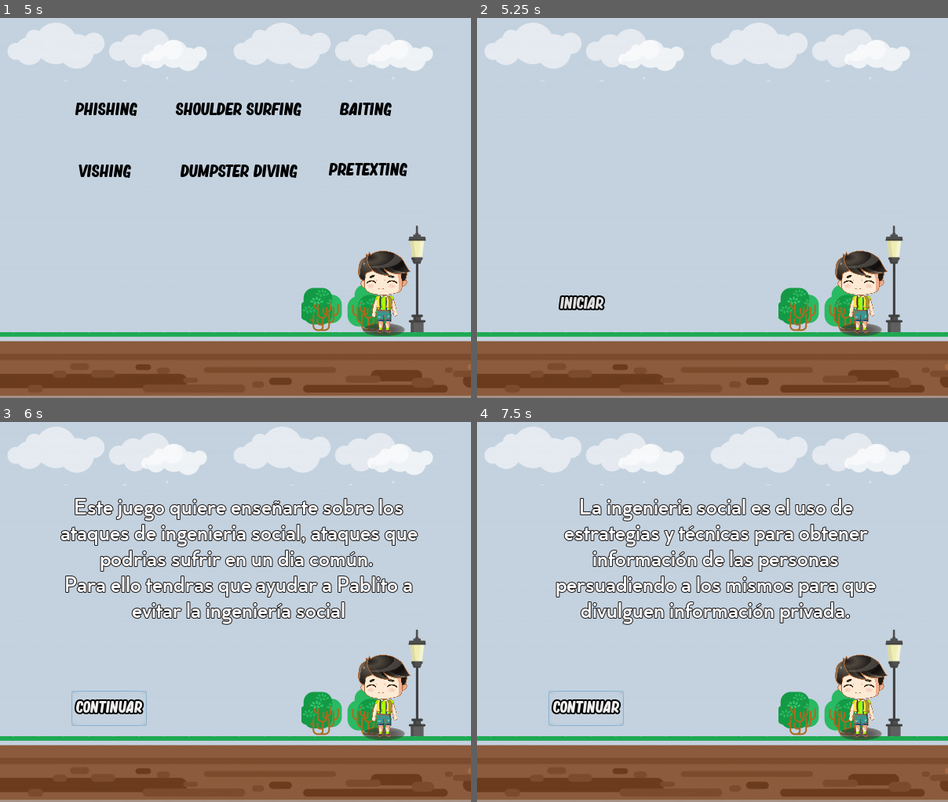
Above: before the commit, frames 1-4 (two rows, left to right).
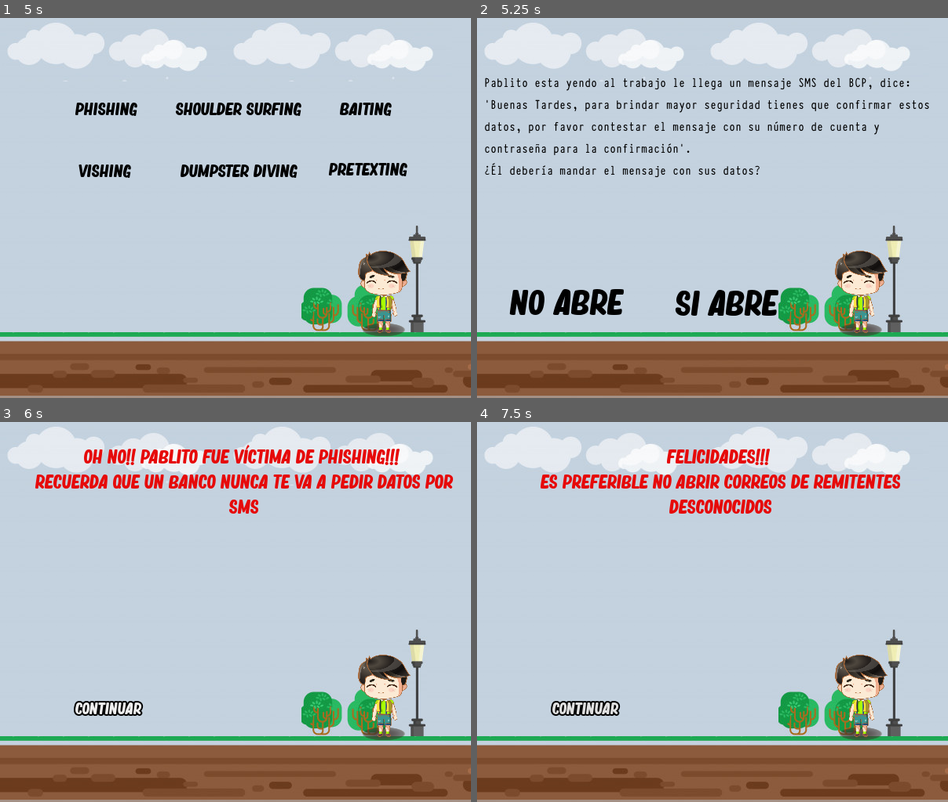
Above: after the commit, the same moments.

Repository: lali1290/Seminario2
Game: Godot game, scene res://PantallaPrincipal.tscn
Two runs of this game, one before a commit and one after it. Both use one fixed random seed, a clock stepped at 60 frames per second and the inputs below.
Inputs (mouse positions are in pixels of both pictures, inside the frame that each line leads up to):
- Up to frame 1 (5 s): click "Iniciar" at 0.5 s; click "Iniciar" at 1.25 s; click (108, 109) at 2 s, where only the run after the commit has a clickable "Phishing"; click "Continuar" at 2.75 s; click "Iniciar" at 3.5 s; click "Continuar" at 4.25 s
- Up to frame 2 (5.25 s): click "Phishing" at 5 s
- Up to frame 3 (6 s): click "Iniciar" (after the commit: "Continuar") at 5.75 s
- Up to frame 4 (7.5 s): click "Continuar" at 6.5 s; click (538, 707) at 7.25 s, where only the run after the commit has a clickable "No"

Frame 1 is identical in both runs. In frame 2, 4.8% of the frame differs, in the area x 1-96%, y 15-79%; in frame 3, 12%, in the area x 7-97%, y 5-80%; in frame 4, 11%.
Error before the commit: Invalid set index 'phis' (on base: 'Node2D (PantallaPrincipal.gd)') with value of type 'bool'. (res://ataques/phishing.gd:3)

Commit message:
Cambios arreglaos

Diff:
--- a/ataques/Shouldersurfing.gd
+++ b/ataques/Shouldersurfing.gd
@@ -22,9 +22,9 @@
 "Una vez visto los archivos, Pablito va al baño. \n¿Debería dejar su laptop desbloqueada sobre la mesa?",
 "El amigo de Pablito quiere entrar a su cuenta bancaria conectado al internet de la cafetería. \n¿Qué debería hacer Pablito, dejarlo seguir o decirle que no continúe?"]
 
-var respuesta=[ true,false, true,false]
-var textoNo= ["No cubre","Pared","No","No siga"]
-var textoSo= ["Sí cubre","Cualquiera","Sí","Siga"]
+var respuesta=[ true,false, false,false]
+var textoNo= ["No cubre","Pared","No debe","No siga"]
+var textoSo= ["Sí cubre","Cualquiera","Sí debe","Siga"]
 
 var respNo=["Uy noo!! Le robaron la contraseña de su tarjeta. \nRecuerda siempre ser precavido(a) cuando ingresas la contraseña en un cajero, no sabes quién o qué puede estar observando",
 "Felicidadeees!! Evitaste el SHOULDER SURFING!! \nRecuerda que alguien podría estar viéndote desde atrás y con información confidencial uno debe ser aún más precavido",
--- a/ataques/phishing.gd
+++ b/ataques/phishing.gd
@@ -1,14 +1,11 @@
 extends Node2D
 func _ready():
-	$PantallaPrincipal.phis=true
 	$Node2D2/TileMap/Baiting.hide()
 	$Node2D2/TileMap/Pretexting.hide()
 	$Node2D2/TileMap/Phishing.hide()
 	$Node2D2/TileMap/ShoulderSurfing.hide()
 	$Node2D2/TileMap/Vishing.hide()
 	$"Node2D2/TileMap/DumpsterDiving ".hide()
-
-
 	$"Node2D2/TileMap/B-No".show()
 	$"Node2D2/TileMap/B-Si".show()
 	$"Node2D2/TileMap/B-No".text=textoNo[contador]
@@ -38,15 +35,14 @@
 "CUIDADOOOO!! Pablito puede ser víctima de PHISHING!!\nLos mensajes enviados por cadena son usualmente spam"]
 
 var respSi=["Bien!! \nUn banco nunca te va a pedir datos por SMS",
-#"Ten cuidado, si bien no es malo, hay una alta probabilidad de que te engañen",
+"Ten cuidado!! \nSi bien no es malo, hay una alta probabilidad de que te engañen",
 "CUIDADO!\nUn correo verídico no debería tener errores ortográficos",
 "Ten CUIDADO!!!! \nAsegúrate de la veracidad de la página antes de hacer alguna transacción",
-"OH NO!! Pablito fue víctima de phishing!!  \nRecuerda que un link no debe tener un nombre tan largo en el dominio",
+#"OH NO!! Pablito fue víctima de phishing!!  \nRecuerda que un link no debe tener un nombre tan largo en el dominio",
 "FELICIDADES!! \nRecuerda que siempre te van a informar sobre las fechas de mantenimiento o revisión en el área, si alguien te llama y no está la revisión, es porque estas siendo engañado.",
 "Muy Bien!! \nEvitaste que Pablo sufriera el PHISHING los mensajes enviados por cadena son usualmente spam"]
 
 var concepto="El phishing es un acto de engaño mediante en el cual se utiliza la suplantación para obtener información de la víctima."
-
 
 func preguntas(con,list):
 	if (con<6):
--- a/ataques/phishing.tscn
+++ b/ataques/phishing.tscn
@@ -1,15 +1,12 @@
-[gd_scene load_steps=4 format=2]
+[gd_scene load_steps=3 format=2]
 
 [ext_resource path="res://PantallaAtaques.tscn" type="PackedScene" id=1]
 [ext_resource path="res://ataques/phishing.gd" type="Script" id=2]
-[ext_resource path="res://PantallaPrincipal.tscn" type="PackedScene" id=3]
 
 [node name="Node2D" type="Node2D"]
 script = ExtResource( 2 )
 
 [node name="Node2D2" parent="." instance=ExtResource( 1 )]
-
-[node name="PantallaPrincipal" parent="." instance=ExtResource( 3 )]
 [connection signal="Continuar" from="Node2D2" to="." method="_on_Node2D2_Continuar"]
 [connection signal="botonN" from="Node2D2" to="." method="_on_Node2D2_botonN"]
 [connection signal="botonS" from="Node2D2" to="." method="_on_Node2D2_botonS"]
--- a/project.godot
+++ b/project.godot
@@ -21,6 +21,7 @@
 
 [autoload]
 
+PantallaAtaques="res://PantallaAtaques.tscn"
 PantallaPrincipal="*res://PantallaPrincipal.tscn"
 
 [display]
